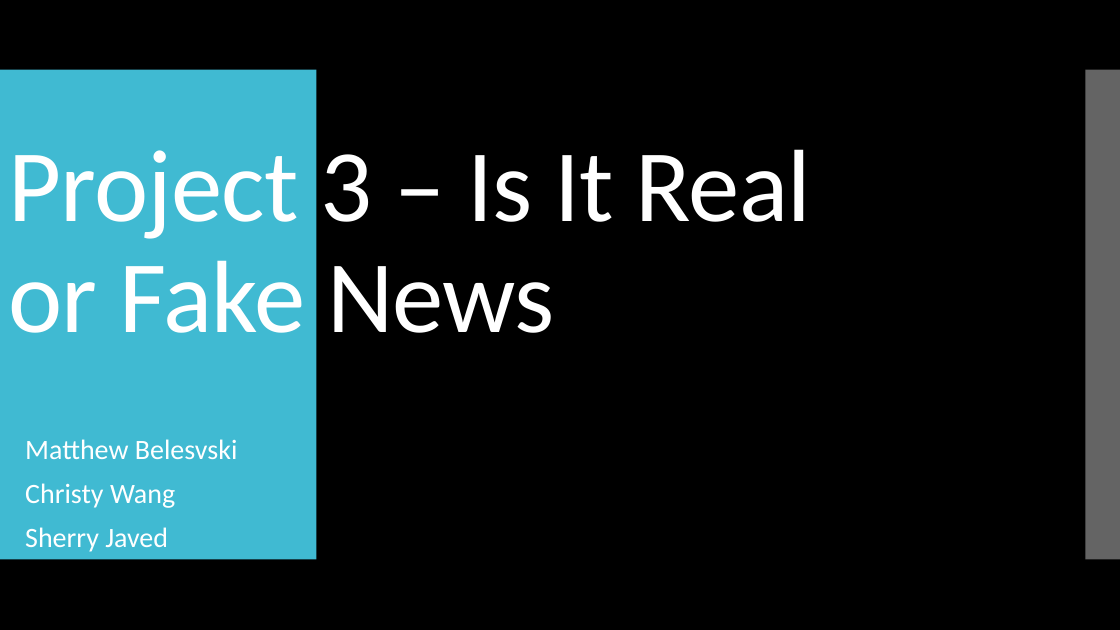
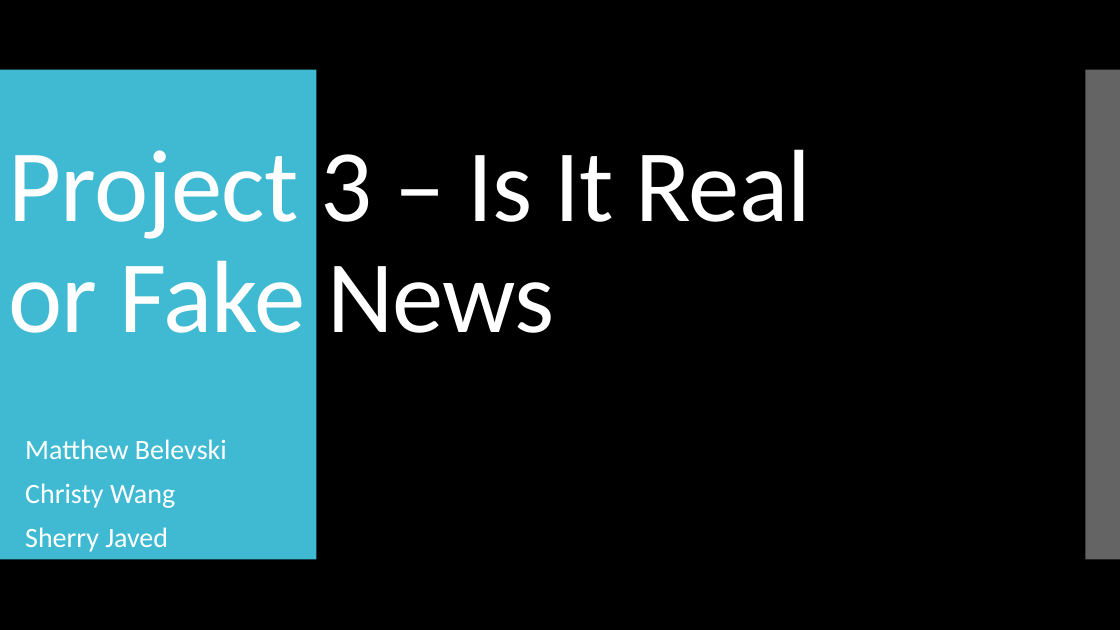
Before and after one commit to matthewbelevski/project-3, a slide deck: slide 1 of Project 3 - Final Presentation.pptx. Drawn at 1120x630 pixels with LibreOffice and Linux fonts; fonts in the diff are those of the drawing; background and template pictures are left out. Boxes give left, top, right and bottom in pixels: in the first picture for what was removed or moved away, otherwise in the second. Text is boxed around its words. In the diff, an @@ line names an element or a change of style, - is before the commit and + after.

```diff
--- a/Project 3 - Final Presentation.pptx
+++ b/Project 3 - Final Presentation.pptx
@@ subtitle at [25, 439, 227, 459]: text changed @@
-• Matthew Belesvski
+• Matthew Belevski
```
Also in this commit, not shown: 2 other slides changed.
